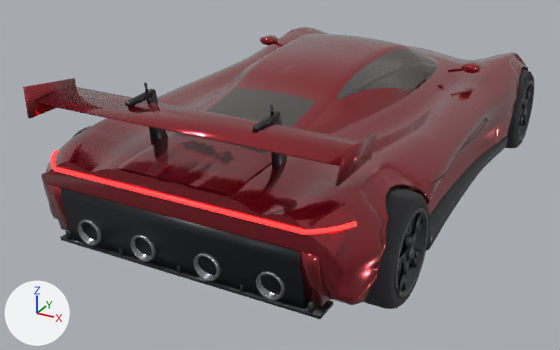
A saved change to the Blender file assets-src/crimson-gt/crimson-gt.blend.
Rendered twice from a 50 mm camera at (2.36, -5.09, 2.49) aimed at (-0.28, -0.29, 0.09). Lighting does not change. The marker at lower left points along +X, +Y and +Z. The picture after the commit comes second.

The first picture shows 'body', 'diffuser', 'glass_canopy', 'mirror_l', 'mirror_r', 'rear_corners', 'rear_fascia', 'rocker_r', 'roof', 'tail_light', 'wheel_rr_tire', 'wing_aerofoil', 'wing_pylons', 'wing_rams_mesh', 'wing_tip_l_mesh', 'wing_tip_r_mesh' and 11 more.
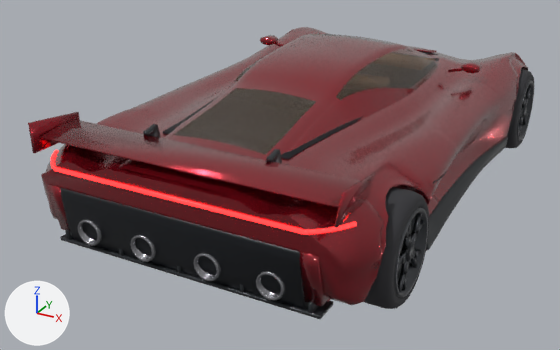
ob_wing_blade is not drawn itself; it is the parent of ob_wing_aerofoil, ob_wing_tip_r, ob_wing_tip_l.

Pixel boxes [x1, y1, x2, y2] of what changed, in the pictures (560 x 350 px; the box of a moved part takes in the faces that stretch with it):
'body', surface changed
    both: [42, 31, 512, 304]
'wing_aerofoil', surface changed, moved
    before: [35, 86, 361, 166]
    after: [39, 120, 361, 208]
'roof', surface changed
    both: [118, 35, 439, 194]
'glass_canopy', surface changed
    both: [174, 34, 438, 155]
'wing_endplates', added
    after: [28, 112, 376, 228]
'wing_pylons', reshaped, moved
    before: [125, 89, 287, 168]
    after: [143, 124, 282, 163]
'wing_tip_r_mesh', deleted (brown)
    before: [335, 133, 378, 186]
'wing_tip_l_mesh', deleted (red)
    before: [23, 78, 76, 118]
'cabin', added (mostly hidden)
    after: [163, 58, 439, 159]
'hood_vent_slats_r', added
    after: [412, 48, 437, 53]
'wing_rams_mesh', deleted
    before: [144, 83, 274, 116]
'hood_vent_r', added
    after: [419, 51, 438, 55]
'cabin_seats', added (mostly hidden)
    after: [425, 58, 436, 60]
part 4 of me_wing_pylons, moved or reshaped
    before: [147, 91, 167, 141]
    after: [151, 125, 161, 137]
part 5 of me_wing_pylons, moved or reshaped
    before: [271, 113, 287, 168]
    after: [273, 151, 282, 163]
part 6 of me_wing_pylons, moved or reshaped
    before: [125, 89, 155, 107]
    after: [143, 124, 157, 136]
part 7 of me_wing_pylons, moved or reshaped
    before: [253, 111, 280, 132]
    after: [266, 149, 280, 162]

The change, as a list of edits to the scene's bpy script:
```text
Change mat_gt_paint:
    remove # nodes: BsdfPrincipled, NormalMap, OutputMaterial, TexImage
    nodes: BsdfPrincipled, Mapping, NormalMap x2, OutputMaterial, TexCoord, TexImage x2
    uses the picture img_crimson_gt_flake
Change mat_gt_glass:
    where n0 = _N.new('ShaderNodeBsdfPrincipled'); n0.name = 'Principled BSDF'
    add n0.inputs[4].default_value = 0.5  # 'Alpha'
Add mat_gt_cabin:
    mat_gt_cabin = bpy.data.materials.new('gt_cabin')
    # colours: brown #957355
    # uses the picture img_crimson_gt_normal
Change me_body:
    where me_body.from_pydata(...)  # 4950 vertices, 4886 faces; spans x -1.17..1.17, y -2.04..2.27, z 0.14..0.82
    me_body part 1: texture (UV) coordinates of 4875 of 4886 faces, centred in x -1.16..1.16, y -2.04..2.27, z 0.14..0.82, changed; they spanned u 0.0..0.97, v 0.0..0.91 and now span u 0.0..0.94, v 0.0..0.98
Change me_roof:
    where me_roof.from_pydata(...)  # 1607 vertices, 1398 faces; spans x -0.64..0.64, y -2.01..1.02, z 0.71..1.08
    me_roof part 2: texture (UV) coordinates of 1398 of 1398 faces, centred in x -0.64..0.64, y -2.0..1.0, z 0.72..1.08, changed; they spanned u 0.29..0.87, v 0.0..0.99 and now span u 0.03..0.87, v 0.0..0.99
Change me_wing_aerofoil:
    used by ob_wing_aerofoil; parent = ob_wing_blade; location = (0.0, 0.0, 0.0)
    remove me_wing_aerofoil.from_pydata(...)  # 14 vertices, 9 faces; spans x -0.98..0.98, y 0.06..0.42, z -0.05..-0.01
    add me_wing_aerofoil.from_pydata(...)  # 14 vertices, 9 faces; spans x -0.98..0.98, y -0.36..0.0, z -0.05..-0.01
    me_wing_aerofoil part 3: the whole mesh is moved by (0.0, -0.42, 0.0)
Change me_wing_pylons:
    used by ob_wing_pylons; parent = ob_wing; location = (0.0, 0.0, 0.0)
    remove me_wing_pylons.from_pydata(...)  # 32 vertices, 24 faces; spans x -0.435..0.435, y 0.42..0.8, z -0.5..0.03
    add me_wing_pylons.from_pydata(...)  # 32 vertices, 24 faces; spans x -0.435..0.435, y 0.14..0.38, z -0.5..0.03
    me_wing_pylons part 4: the loose piece of 8 vertices spanning x -0.435..-0.405, y 0.6..0.8, z -0.5..0.03 is moved by (0.0, -0.42, 0.0)
    me_wing_pylons part 5: the loose piece of 8 vertices spanning x 0.405..0.435, y 0.6..0.8, z -0.5..0.03 is moved by (0.0, -0.42, 0.0)
    me_wing_pylons part 6
    add for i in [10, 11, 14, 15]: me_wing_pylons.vertices[i].co += Vector((0.0, -0.28, -0.006))
    me_wing_pylons.vertices[8].co: (-0.435, 0.66, 0.03) -> (-0.435, 0.24, 0.03)  # pixel (151, 88) -> pixel (153, 123)
    me_wing_pylons.vertices[9].co: (-0.435, 0.62, -0.01) -> (-0.435, 0.2, -0.012)
    me_wing_pylons.vertices[12].co: (-0.405, 0.66, 0.03) -> (-0.405, 0.24, 0.03)  # pixel (155, 89) -> pixel (157, 124)
    me_wing_pylons.vertices[13].co: (-0.405, 0.62, -0.01) -> (-0.405, 0.2, -0.012)  # pixel (151, 97) -> pixel (153, 133)
    me_wing_pylons part 7: 8 of 32 vertices moved; they spanned x 0.405..0.435, y 0.42..0.66, z -0.01..0.03 and now span x 0.405..0.435, y 0.14..0.24, z -0.012..0.03; mean shift (0.0, -0.35, -0.003); largest move (0.405, 0.62, -0.01) -> (0.405, 0.2, -0.012)
Change ob_wing_blade:
    ob_wing_blade.parent: ob_wing -> ob_wing_stow
Remove ob_wing_tip_r_mesh:
    ob_wing_tip_r_mesh = bpy.data.objects.new('wing_tip_r_mesh', me_wing_tip_r_mesh)
Remove ob_wing_tip_l_mesh:
    ob_wing_tip_l_mesh = bpy.data.objects.new('wing_tip_l_mesh', me_wing_tip_l_mesh)
Change ob_wing_pylons:
    ob_wing_pylons.parent: ob_wing -> ob_wing_stow
Remove ob_wing_rams_mesh:
    ob_wing_rams_mesh = bpy.data.objects.new('wing_rams_mesh', me_wing_rams_mesh)
Add ob_wing_stow:
    ob_wing_stow = bpy.data.objects.new('wing_stow', None)
    ob_wing_stow.parent = ob_wing
    ob_wing_stow.location = (0.0, 0.42, -0.22)
Add ob_hood_vent_slats_r:
    ob_hood_vent_slats_r = bpy.data.objects.new('hood_vent_slats_r', me_hood_vent_slats_r)  # a box spanning x 0.19..0.39, y 1.253..1.277, z 0.78..0.79; a box spanning x 0.19..0.39, y 1.198..1.222, z 0.791..0.801; a box spanning x 0.19..0.39, y 1.143..1.167, z 0.8..0.81
    ob_hood_vent_slats_r.location = (0.0, 0.0, 0.0)
Add ob_hood_vent_r:
    ob_hood_vent_r = bpy.data.objects.new('hood_vent_r', me_hood_vent_r)  # 30 vertices, 26 faces; spans x 0.18..0.4, y 1.12..1.3, z 0.728..0.806
    ob_hood_vent_r.location = (0.0, 0.0, 0.0)
Add ob_wing_endplates:
    ob_wing_endplates = bpy.data.objects.new('wing_endplates', me_wing_endplates)  # 16 vertices, 12 faces; spans x -1.02..1.02, y -0.41..0.01, z -0.11..0.07
    ob_wing_endplates.parent = ob_wing_blade
    ob_wing_endplates.location = (0.0, 0.0, 0.0)
Add ob_cabin_seats:
    ob_cabin_seats = bpy.data.objects.new('cabin_seats', me_cabin_seats)  # 32 vertices, 22 faces; spans x -0.5..0.5, y -0.4..0.96, z 0.805..0.97
    ob_cabin_seats.location = (0.0, 0.0, 0.0)
Add ob_cabin:
    ob_cabin = bpy.data.objects.new('cabin', me_cabin)  # 136 vertices, 128 faces; spans x -0.58..0.58, y -1.5..0.96, z 0.76..1.02
    ob_cabin.location = (0.0, 0.0, 0.0)
```
